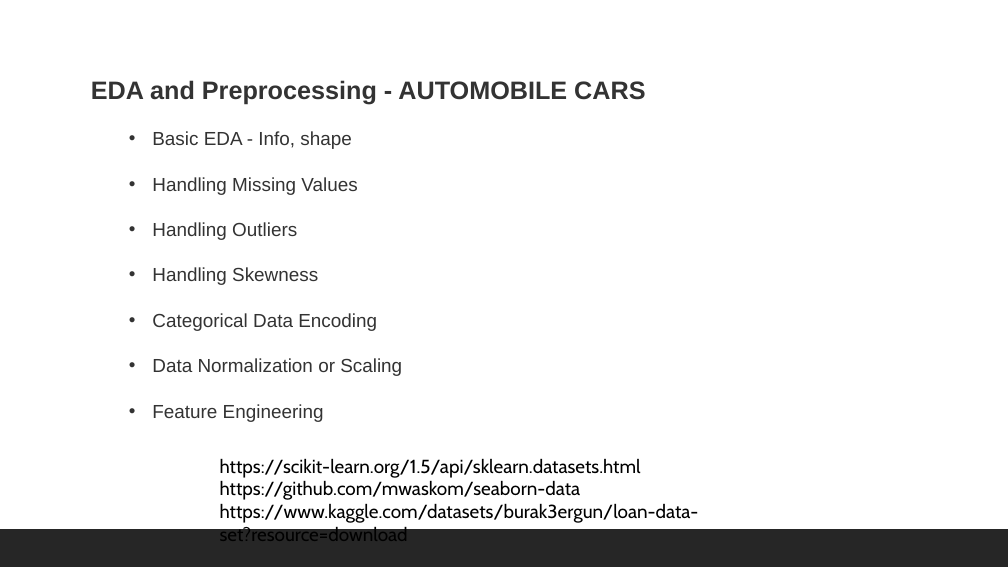
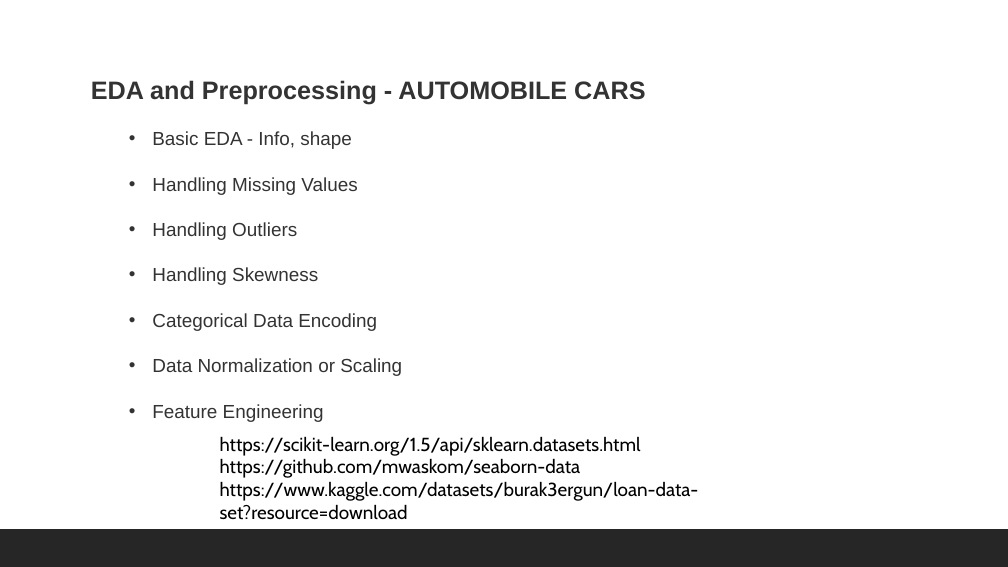
Before and after one commit to shahil04/ds_materials, a slide deck: slide 4 of 8.0_Machine Learning/ml_class/ml_class_notes/class_2_Linear Regression_class_2.pptx. Drawn at 1008x567 pixels with LibreOffice and Linux fonts; fonts in the diff are those of the drawing. Boxes give left, top, right and bottom in pixels: in the first picture for what was removed or moved away, otherwise in the second. Text is boxed around its words. In the diff, an @@ line names an element or a change of style, - is before the commit and + after.

```diff
--- a/8.0_Machine Learning/ml_class/ml_class_notes/class_2_Linear Regression_class_2.pptx
+++ b/8.0_Machine Learning/ml_class/ml_class_notes/class_2_Linear Regression_class_2.pptx
@@ text "https://scikit-learn.org/1.5/api/sklearn.datasets.html" rewrapped from bbox=[220, 458, 699, 529] to bbox=[220, 436, 699, 520] @@
```
Also in this commit, not shown: 3 other slides changed, 5 slides removed, 54 other files.
